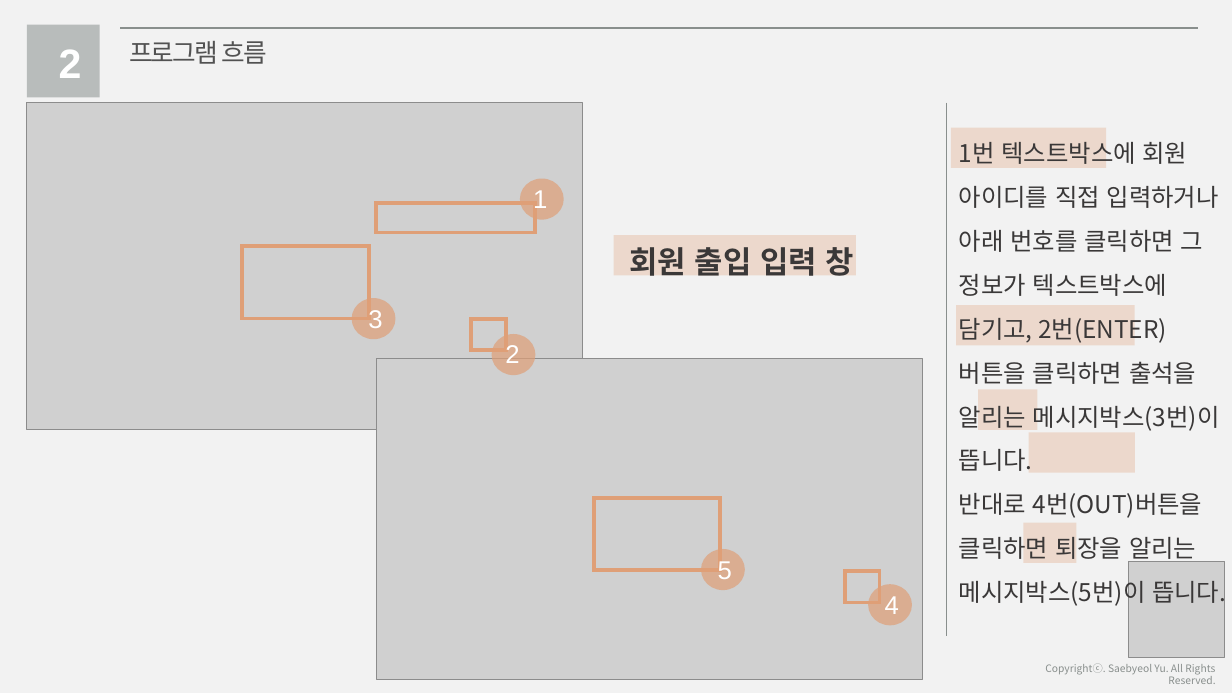
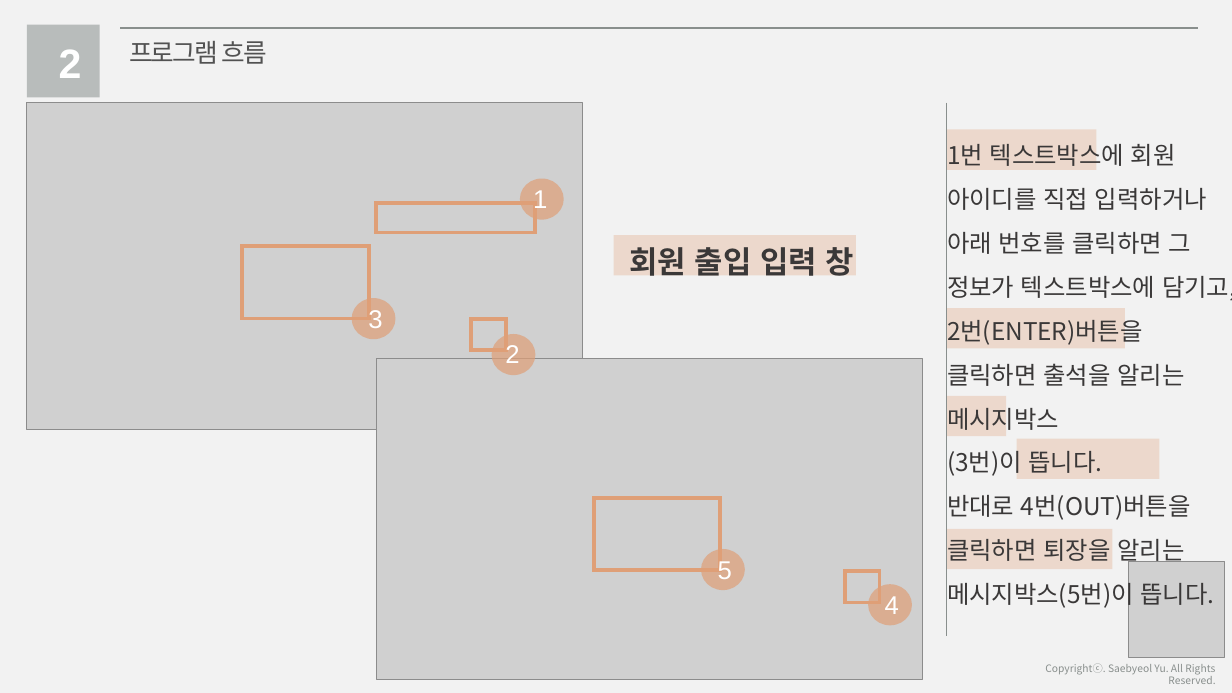
Before and after one commit to haileykim5418/hosting, a slide deck: slide 11 of 포폴_ppt3.pptx. Drawn at 1232x693 pixels with LibreOffice and Linux fonts; fonts in the diff are those of the drawing; grey boxes stand for pictures. Boxes give left, top, right and bottom in pixels: in the first picture for what was removed or moved away, otherwise in the second. Text is boxed around its words. In the diff, an @@ line names an element or a change of style, - is before the commit and + after.

```diff
--- a/포폴_ppt3.pptx
+++ b/포폴_ppt3.pptx
@@ text "1번 텍스트박스에 회원" moved from (x1=959, y1=142, x2=1226, y2=607) to (x1=947, y1=144, x2=1232, y2=609) @@
@@ rectangle resized from (x1=1029, y1=433, x2=1135, y2=473) to (x1=946, y1=129, x2=1096, y2=170) @@
@@ text at (x1=947, y1=188, x2=1232, y2=609): text changed @@
-아이디를 직접 입력하거나 아래 번호를 클릭하면 그 정보가 텍스트박스에 담기고, 2번(ENTER)버튼을 클릭하면 출석을 알리는 메시지박스(3번)이 뜹니다.
-반대로 4번(OUT)버튼을 클릭하면 퇴장을 알리는 메시지박스(5번)이 뜹니다.
+아이디를 직접 입력하거나
+아래 번호를 클릭하면 그
+정보가 텍스트박스에 담기고, 2번(ENTER)버튼을 클릭하면 출석을 알리는 메시지박스
+(3번)이 뜹니다.
+반대로 4번(OUT)버튼을 클릭하면 퇴장을 알리는
+메시지박스(5번)이 뜹니다.
@@ rectangle moved from (x1=957, y1=305, x2=1135, y2=346) to (x1=946, y1=308, x2=1125, y2=348) @@
@@ rectangle moved from (x1=979, y1=390, x2=1038, y2=431) to (x1=947, y1=396, x2=1006, y2=436) @@
@@ rectangle resized from (x1=1024, y1=523, x2=1077, y2=564) to (x1=1017, y1=439, x2=1159, y2=480) @@
@@ rectangle resized from (x1=951, y1=128, x2=1106, y2=168) to (x1=946, y1=529, x2=1113, y2=569) @@
```
Also in this commit, not shown: 8 other slides changed, 23 other files.
